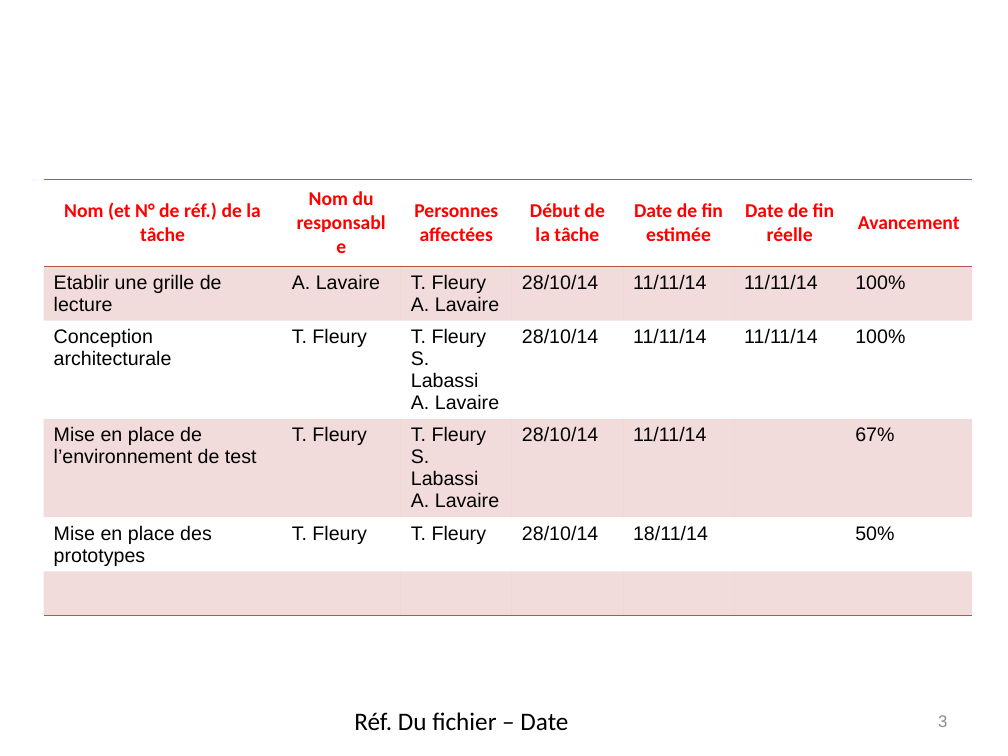
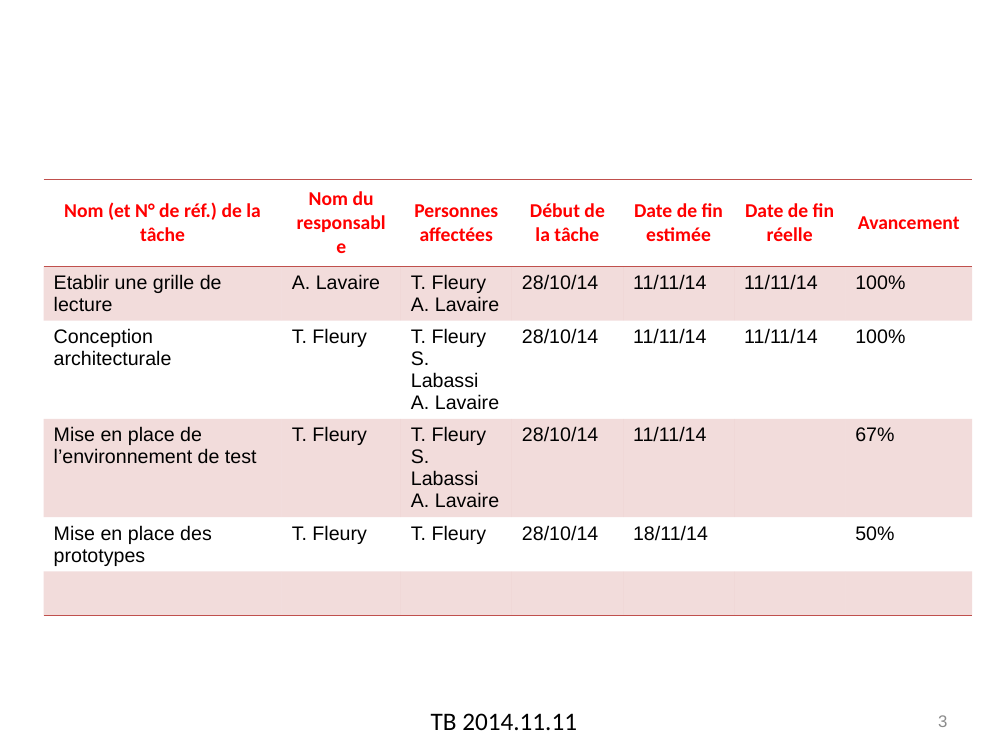
Before and after one commit to elecharny/pi-injector, a slide deck: slide 3 of Documents/TB 2014.11.11.pptx. Drawn at 1008x756 pixels with LibreOffice and Linux fonts; fonts in the diff are those of the drawing; background and template pictures are left out. Boxes give left, top, right and bottom in pixels: in the first picture for what was removed or moved away, otherwise in the second. Text is boxed around its words. In the diff, an @@ line names an element or a change of style, - is before the commit and + after.

```diff
--- a/Documents/TB 2014.11.11.pptx
+++ b/Documents/TB 2014.11.11.pptx
@@ text at (431, 713, 577, 730): text changed @@
-Réf. Du fichier – Date
+TB 2014.11.11
```
Also in this commit, not shown: 4 other slides changed, 2 other files.
